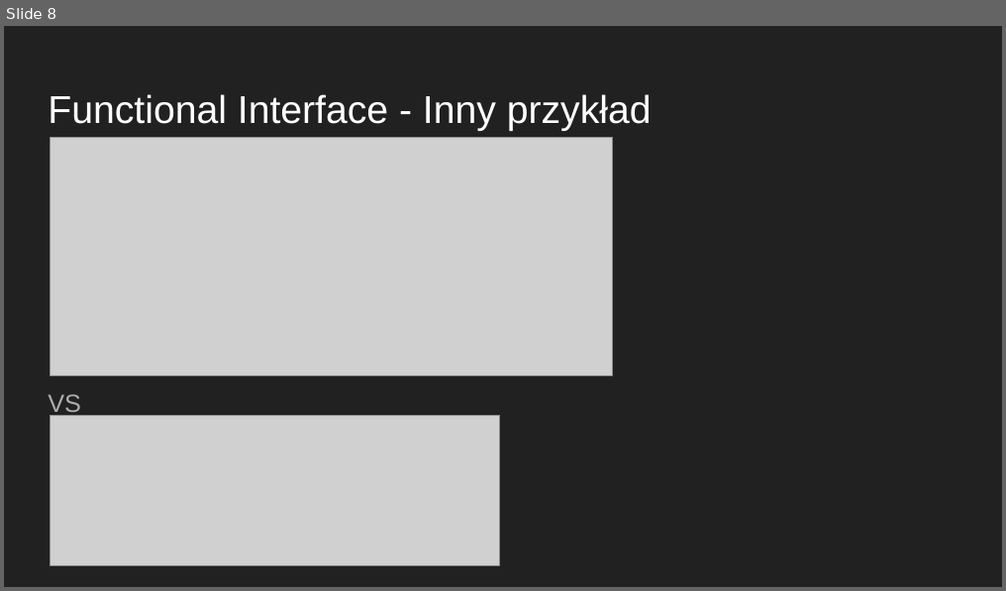
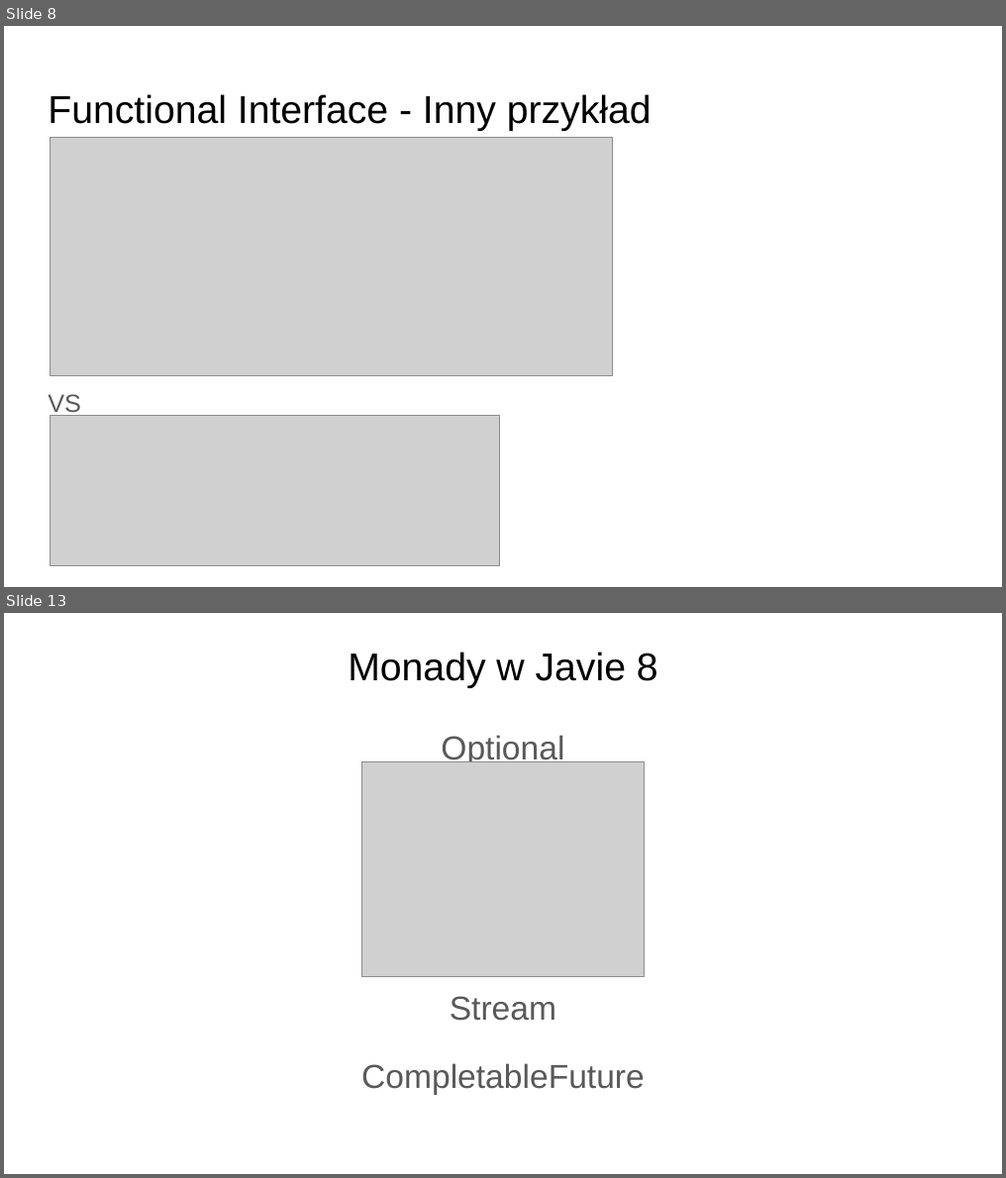
Before and after one commit to jkornacki/java8Lambda, a slide deck: Java8.pptx. Shown one above the other, each under a label of ours: slide 8 before the commit, slides 8 and 13 after it; the slides between them are not shown. The pictures are 1006x591 and 1006x1178 pixels, drawn with LibreOffice and Linux fonts; fonts in the diff are those of the drawing; grey boxes stand for pictures. Boxes give left, top, right and bottom in pixels: in the first picture for what was removed or moved away, otherwise in the second. Text is boxed around its words. In the diff, an @@ line names an element or a change of style, - is before the commit and + after.

```diff
--- a/Java8.pptx
+++ b/Java8.pptx
@@ slide 13 added at [4,613,1002,1174], background #FFFFFF @@
@@ title added at [348,652,658,688], 28 pt, text #000000 @@
+Monady w Javie 8
@@ text added at [361,735,645,1095], 24 pt, text #595959 @@
+Optional
+Stream
+CompletableFuture
@@ picture added at [362,762,644,977] @@
@@ slide 8 changed as well @@
@@ background #212121 to #FFFFFF @@
@@ title "Functional Interface - Inny przykład" at [48,94,651,131]: text colour #FFFFFF to #000000 @@
@@ text "VS" at [48,394,81,418]: text colour #ADADAD to #595959 @@
```
Also in this commit, not shown: 9 other slides changed, 12 other slides added, 2 slides removed, 4 other files.
